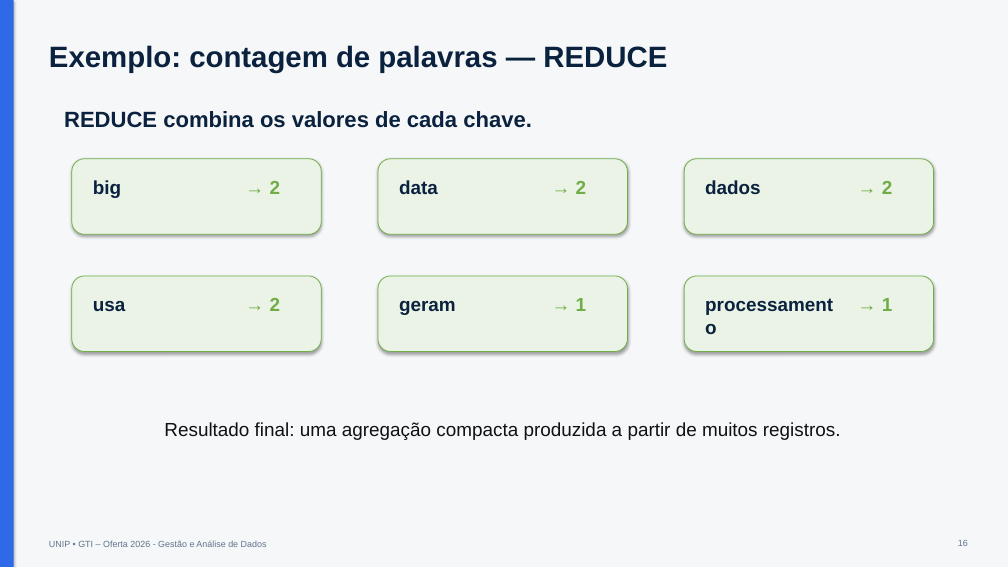
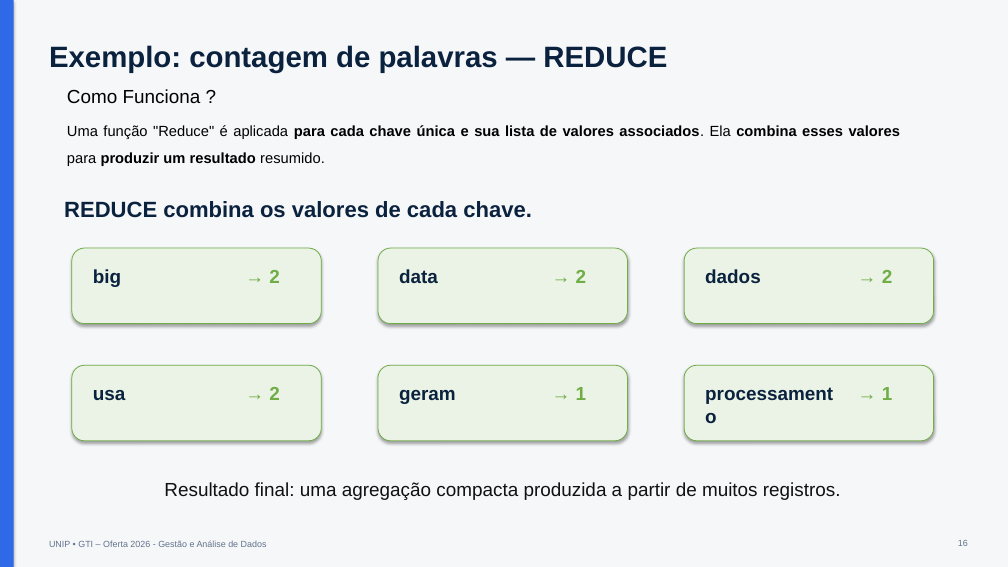
Before and after one commit to miguel7penteado/2026-2-gestao-e-analise-de-dados, a slide deck: slide 19 of slides/08-aula08/Aula 08 - BIG Data.pptx (slide 17 before the commit). Drawn at 1008x567 pixels with LibreOffice and Linux fonts; fonts in the diff are those of the drawing. Boxes give left, top, right and bottom in pixels: in the first picture for what was removed or moved away, otherwise in the second. Text is boxed around its words. In the diff, an @@ line names an element or a change of style, - is before the commit and + after.

```diff
--- a/slides/08-aula08/Aula 08 - BIG Data.pptx
+++ b/slides/08-aula08/Aula 08 - BIG Data.pptx
@@ text added at (67, 89, 201, 104), 18 pt, text #000000 @@
+Como Funciona ?
@@ text added at (67, 125, 901, 166), 14 pt, text #000000, bold @@
+Uma função "Reduce" é aplicada para cada chave única e sua lista de valores associados. Ela combina esses valores para produzir um resultado resumido.
@@ 3 rounded rectangles, 1 text: place and size @@
-3 rounded rectangles, 1 text at (72, 276, 934, 352)
+3 rounded rectangles, 1 text at (72, 248, 934, 324)
@@ proportions changed in 6 elements at (72, 248, 321, 324), (378, 248, 628, 324), (684, 248, 934, 324), (72, 365, 321, 441), (378, 365, 628, 441), (684, 365, 934, 441) @@
@@ 3 rounded rectangles, 1 text: place and size @@
-3 rounded rectangles, 1 text at (72, 159, 934, 234)
+3 rounded rectangles, 1 text at (72, 365, 934, 441)
@@ 11 texts: place and size @@
-11 texts at (64, 111, 893, 316)
+11 texts at (64, 201, 893, 405)
@@ text "Resultado final: uma agregação compacta ...": place and size @@
-text "Resultado final: uma agregação compacta ..." at (164, 422, 841, 440)
+text "Resultado final: uma agregação compacta ..." at (164, 482, 841, 500)
```
Also in this commit, not shown: 16 other slides changed, 3 slides added.
